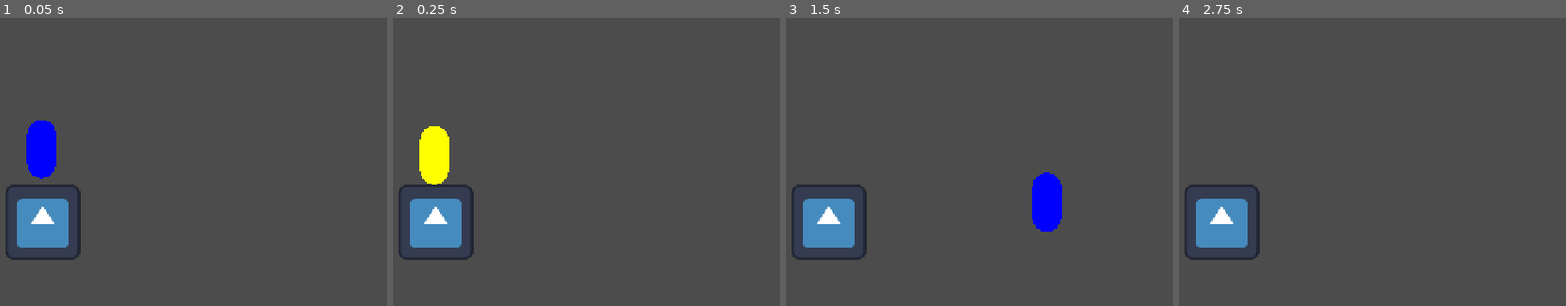
Above: before the commit, frames 1-4 (left to right).
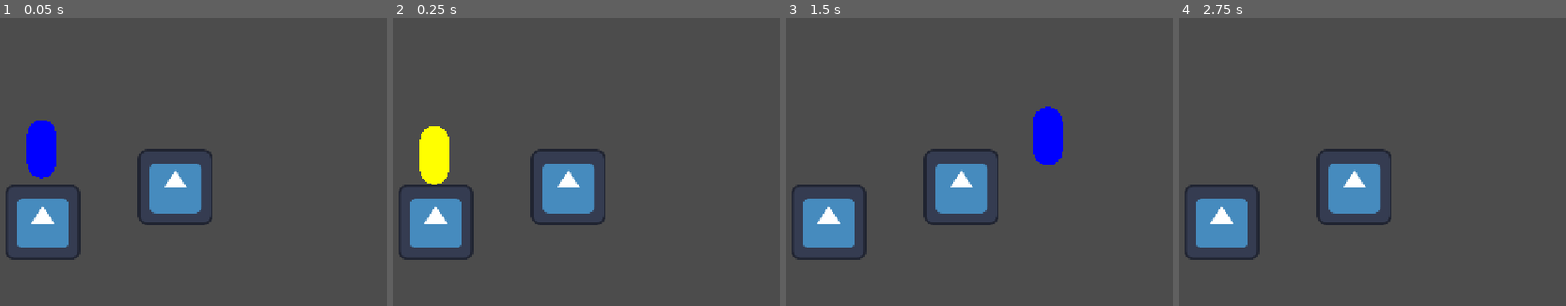
Above: after the commit, the same moments.

Repository: srNando0/Game-Jam-JGS
Game: Godot game, scene res://test_physics/test_physics.tscn
Two runs of this game, one before a commit and one after it. Both use one fixed random seed, a clock stepped at 60 frames per second and the inputs below. The project has no main scene, so this scene is started directly. The engine's default icon, where the game draws it, is replaced by a stand-in: a white triangle on a blue panel in a dark square.
Inputs:
- Up to frame 1 (0.05 s): no input
- Up to frame 2 (0.25 s): no input
- Up to frame 3 (1.5 s): tap Enter at 0.5 s; hold S (jump) 0.53-1.28 s; hold Right (right) from 0.53 s (still down); tap S (jump) at 1.35 s
- Up to frame 4 (2.75 s): tap S (jump) at 1.52, 1.82 s; release Right (right) at 2.03 s; hold Left (left) from 2.03 s (still down); hold S (jump) from 2.03 s (still down)

The runs differ from the first frame. In frame 1, 3.0% of the frame differs, in the area x 35-55%, y 45-72%; in frame 2, 3.0%; in frame 3, 5.8%, in the area x 35-72%, y 30-75%; in frame 4, 3.0%.

Commit message:
add jump pass

Diff:
--- a/player/player.gd
+++ b/player/player.gd
@@ -1,11 +1,16 @@
 extends CharacterBody2D
 
-@export var speed: float = 400
-@export var gravity: float = 2000
-@export var jump_height: float = 160
-@export var max_fall_speed: float = 800
+@export var speed: float = 400.0
+@export var gravity: float = 2000.0
+@export var jump_height: float = 160.0
+@export var max_fall_speed: float = 800.0
+@export var dash_length: float = 400.0
+@export var dash_time: float = 1.0/3.0
+@export var dash_time_window: float = 1.0/12.0
 
 var motion: Vector2 = Vector2.ZERO
+var jump_pass: bool = true
+var prev_on_floor: bool = is_on_floor()
 
 var rng: RandomNumberGenerator = RandomNumberGenerator.new()
 
@@ -15,16 +20,7 @@
 
 
 func _physics_process(delta: float) -> void:
-	# Horizontal movement
-	motion.x = speed * Input.get_axis("left", "right")
-	if Input.is_action_just_pressed("jump") and is_on_floor():
-		start_jump(jump_height)
-		$Audios/Jump.play_random(rng, 0.1)
-	if Input.is_action_just_released("jump"):
-		stop_jump()
-
-	compute_velocity(delta)
-	move_and_slide()
+	move_platform_mode(delta)
 
 	var line: Line2D = $Line2D
 	if is_on_floor():
@@ -33,9 +29,35 @@
 		line.default_color = Color(0.0, 0.0, 1.0)
 
 
+func move_platform_mode(delta: float) -> void:
+	# Before motion
+	play_floor()
+
+	# Motion on floor
+	motion.x = speed * Input.get_axis("left", "right")
+
+	# Jump
+	if Input.is_action_pressed("jump") and is_on_floor() and jump_pass:
+		start_jump(jump_height)
+		var sound_effect: SoundEffect2D = $Audios/Jump
+		sound_effect.play_random(rng, 0.1)
+	# Cancel jump
+	if Input.is_action_just_released("jump"):
+		stop_jump()
+
+	# Move
+	compute_velocity_on_fall(delta)
+	move_and_slide()
+
+
+func move_dash_mode(delta: float) -> void:
+	pass
+
+
 func start_jump(height: float) -> void:
 	# v^2 = v_0^2 + 2aDs
 	motion.y = sqrt(2.0 * gravity * height)
+	jump_pass = false
 
 
 func stop_jump() -> void:
@@ -43,16 +65,13 @@
 		motion.y = 0.0
 
 
-func compute_velocity(delta: float) -> void:
+func compute_velocity_on_fall(delta: float) -> void:
 	# Construct displacement vector
 	var displacement: Vector2 = Vector2.ZERO
 	# Horizontal component
 	displacement += motion.x * delta * rot_right(up_direction)
 	# Vertical component
 	if is_on_floor():
-		if motion.y < 0.0:
-			$Audios/Fall.volume_linear = -motion.y/2000
-			$Audios/Fall.play_random(rng, 0.1)
 		motion.y = max(0.0, motion.y)
 		displacement += motion.y * delta * up_direction
 	else:
@@ -68,3 +87,11 @@
 		motion.y = max(motion.y - gravity * delta, -max_fall_speed)
 
 	velocity = displacement/delta
+
+
+func play_floor() -> void:
+	if is_on_floor() and not prev_on_floor:
+		var sound_effect: SoundEffect2D = $Audios/Fall
+		sound_effect.volume_linear = -motion.y/2000.0
+		sound_effect.play_random(rng, 0.1)
+	prev_on_floor = is_on_floor()
--- a/project.godot
+++ b/project.godot
@@ -13,6 +13,18 @@
 config/name="Game Jam: Just Getting Started"
 config/features=PackedStringArray("4.4", "Forward Plus")
 config/icon="res://icon.svg"
+
+[debug]
+
+gdscript/warnings/incompatible_ternary=2
+gdscript/warnings/untyped_declaration=2
+gdscript/warnings/inferred_declaration=2
+gdscript/warnings/unsafe_property_access=2
+gdscript/warnings/unsafe_method_access=2
+gdscript/warnings/unsafe_cast=2
+gdscript/warnings/unsafe_call_argument=2
+gdscript/warnings/unsafe_void_return=2
+gdscript/warnings/integer_division=0
 
 [display]
 
--- a/test_physics/test_physics.tscn
+++ b/test_physics/test_physics.tscn
@@ -7,6 +7,15 @@
 size = Vector2(128, 128)
 
 [node name="TestPhysics" type="Node2D"]
+
+[node name="StaticBody2D2" type="StaticBody2D" parent="."]
+position = Vector2(615, 517)
+
+[node name="Sprite2D" type="Sprite2D" parent="StaticBody2D2"]
+texture = ExtResource("1_yagri")
+
+[node name="CollisionShape2D" type="CollisionShape2D" parent="StaticBody2D2"]
+shape = SubResource("RectangleShape2D_pajev")
 
 [node name="StaticBody2D" type="StaticBody2D" parent="."]
 position = Vector2(389, 577)
